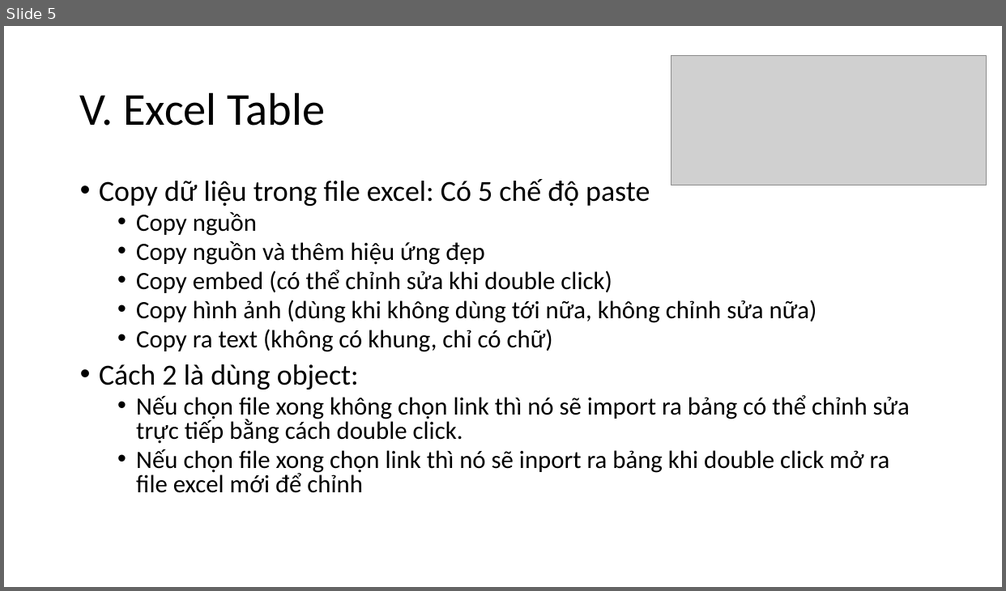
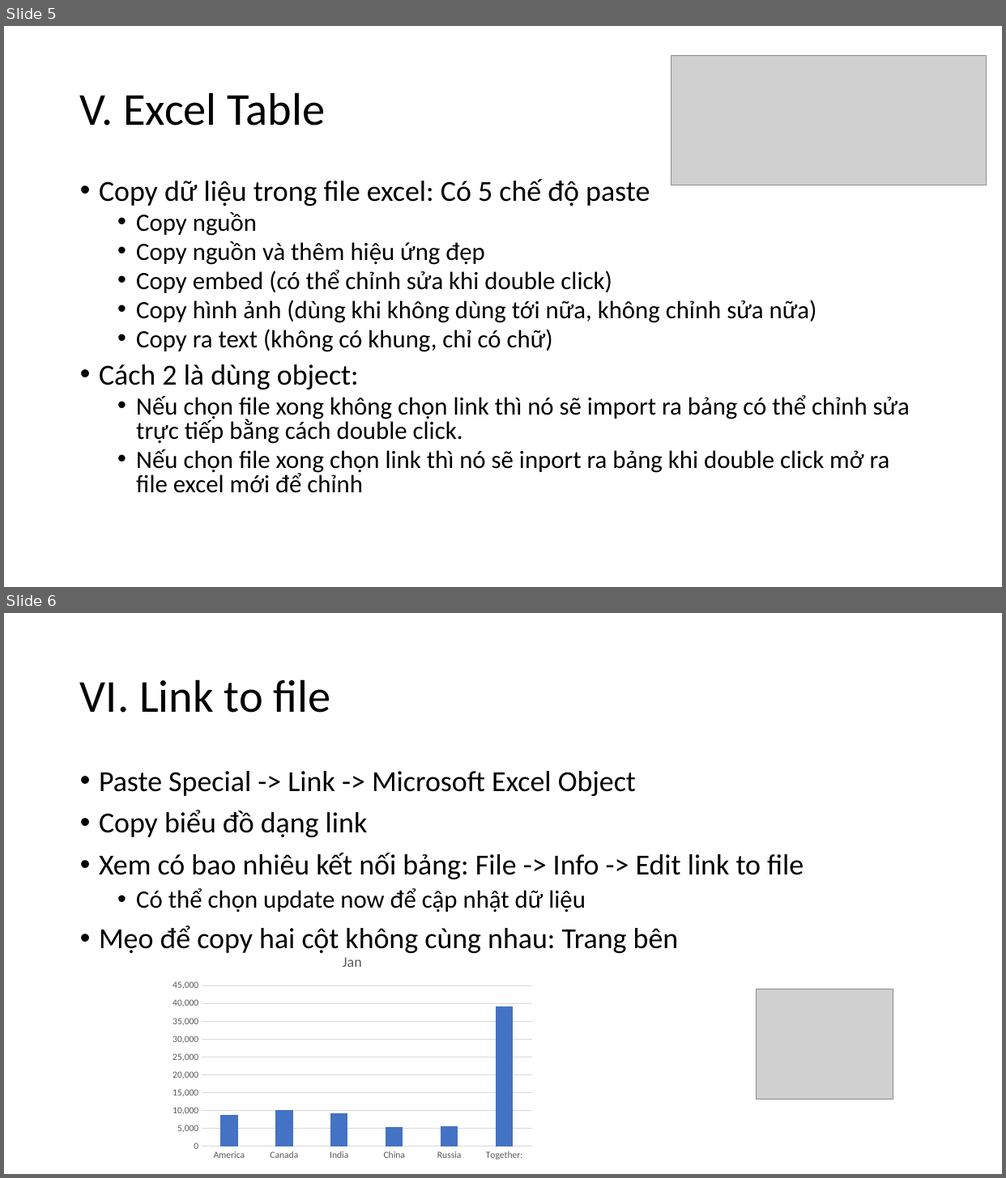
Before and after one commit to tranthanhbinh2603/PPTmasterclassV6_Powerpoint_from_A_to_Z, a slide deck: Section 11 - Tables in PowerPoint/Learning.pptx. Shown one above the other, each under a label of ours: slide 5 before the commit, slides 5 and 6 after it. The pictures are 1006x591 and 1006x1178 pixels, drawn with LibreOffice and Linux fonts; fonts in the diff are those of the drawing; grey boxes stand for pictures. Boxes give left, top, right and bottom in pixels: in the first picture for what was removed or moved away, otherwise in the second. Text is boxed around its words. In the diff, an @@ line names an element or a change of style, - is before the commit and + after.

```diff
--- a/Section 11 - Tables in PowerPoint/Learning.pptx
+++ b/Section 11 - Tables in PowerPoint/Learning.pptx
@@ slide 6 added at <box>4,613,1002,1174</box>, background #FFFFFF @@
@@ title added at <box>80,679,331,713</box>, 44 pt, text #000000 @@
+VI. Link to file
@@ text added at <box>99,771,803,953</box>, 28 pt, text #000000 @@
+• Paste Special -> Link -> Microsoft Excel Object
+• Copy biểu đồ dạng link
+• Xem có bao nhiêu kết nối bảng: File -> Info -> Edit link to file
+  • Có thể chọn update now để cập nhật dữ liệu
+• Mẹo để copy hai cột không cùng nhau: Trang bên
@@ column chart added at <box>165,941,539,1165</box> @@
+title "Jan"
+categories: America, Canada, India, China, Russia, Together:
+Jan: 9000, 10000, 9000, 5000, 6000, 39000
@@ picture added at <box>756,990,893,1100</box> @@
```
Also in this commit, not shown: 6 other slides added.
